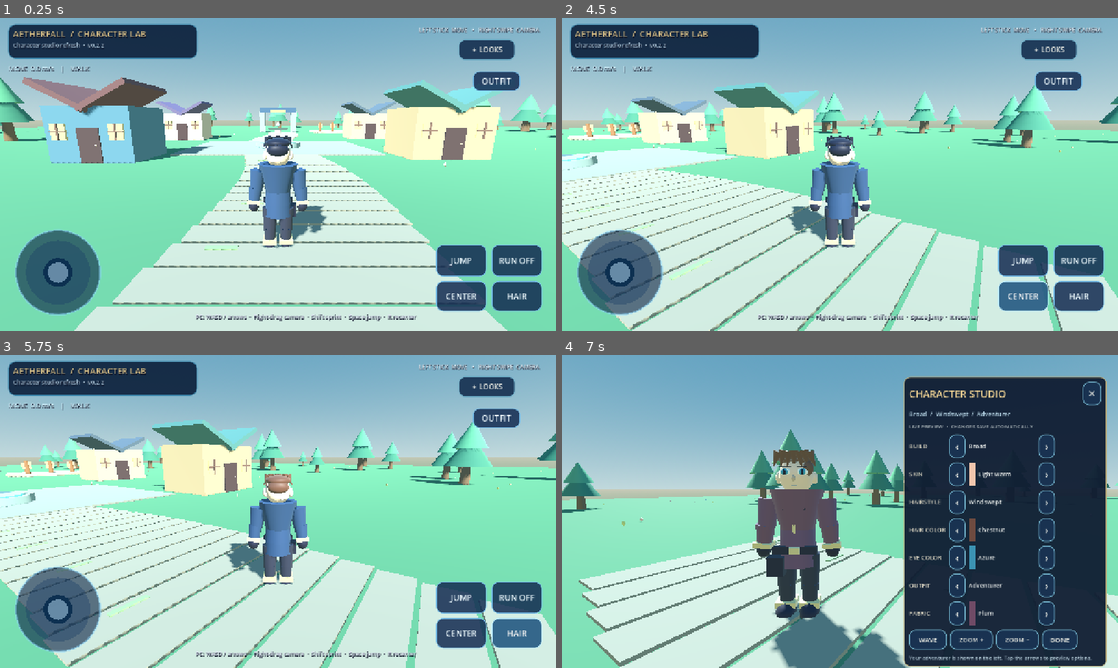
Above: before the commit, frames 1-4 (two rows, left to right).
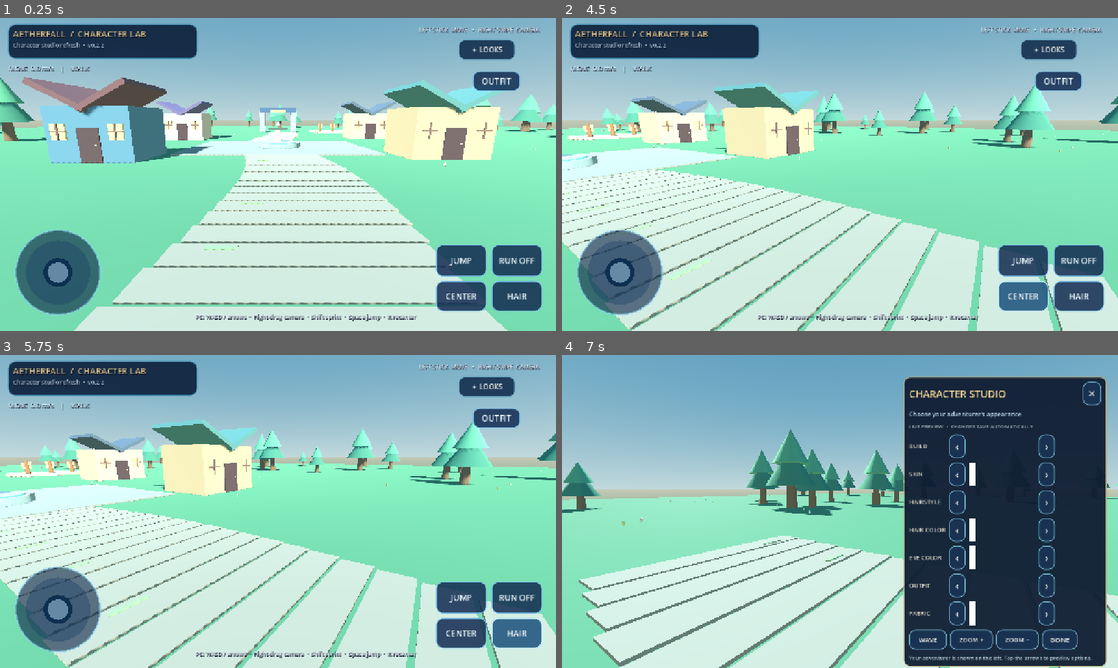
Above: after the commit, the same moments.

Repository: demetrecerrone-star/Aetherfall
Game: Godot game, scene res://scenes/main.tscn
Same seed, same stepped clock (60 frames per second), same inputs: the game is played once before the commit and once after it.
Inputs (mouse positions are in pixels of both pictures, inside the frame that each line leads up to):
- Up to frame 1 (0.25 s): no input
- Up to frame 2 (4.5 s): click "JUMP" at 0.5 s; drag from (617, 271) to (895, 105) at 1.27 s; drag from (728, 190) to (812, 237) at 2.02 s; click "RUN OFF" at 2.75 s; click "RUN ON" at 3.5 s; click "CENTER" at 4.25 s
- Up to frame 3 (5.75 s): click "HAIR" at 5 s
- Up to frame 4 (7 s): click "OUTFIT" at 5.75 s; click "✦ LOOKS" at 6.5 s

The runs differ from the first frame. In frame 1, 2.8% of the frame differs, in the area x 44-59%, y 37-74%; in frame 2, 2.9%; in frame 3, 2.9%; in frame 4, 8.6%, in the area x 34-83%, y 18-100%.
Error after the commit: Parse Error: Preload file "res://assets/characters/aetherfall_adventurer.gltf" does not exist. (res://scripts/avatar_v03.gd:7)

Commit message:
v0.3 model build and Android integration: scenes/player.tscn

Diff:
--- a/scenes/player.tscn
+++ b/scenes/player.tscn
@@ -1,11 +1,11 @@
 [gd_scene load_steps=4 format=3]
 
 [ext_resource type="Script" path="res://scripts/player_controller.gd" id="1_controller"]
-[ext_resource type="Script" path="res://scripts/avatar_v02.gd" id="2_avatar"]
+[ext_resource type="Script" path="res://scripts/avatar_v03.gd" id="2_avatar"]
 
 [sub_resource type="CapsuleShape3D" id="CapsuleShape3D_player"]
 radius = 0.33
-height = 1.92
+height = 2.04
 
 [node name="Player" type="CharacterBody3D"]
 collision_layer = 2
@@ -14,7 +14,7 @@
 script = ExtResource("1_controller")
 
 [node name="PlayerCollision" type="CollisionShape3D" parent="."]
-position = Vector3(0, 0.96, 0)
+position = Vector3(0, 1.02, 0)
 shape = SubResource("CapsuleShape3D_player")
 
 [node name="Avatar" type="Node3D" parent="."]
